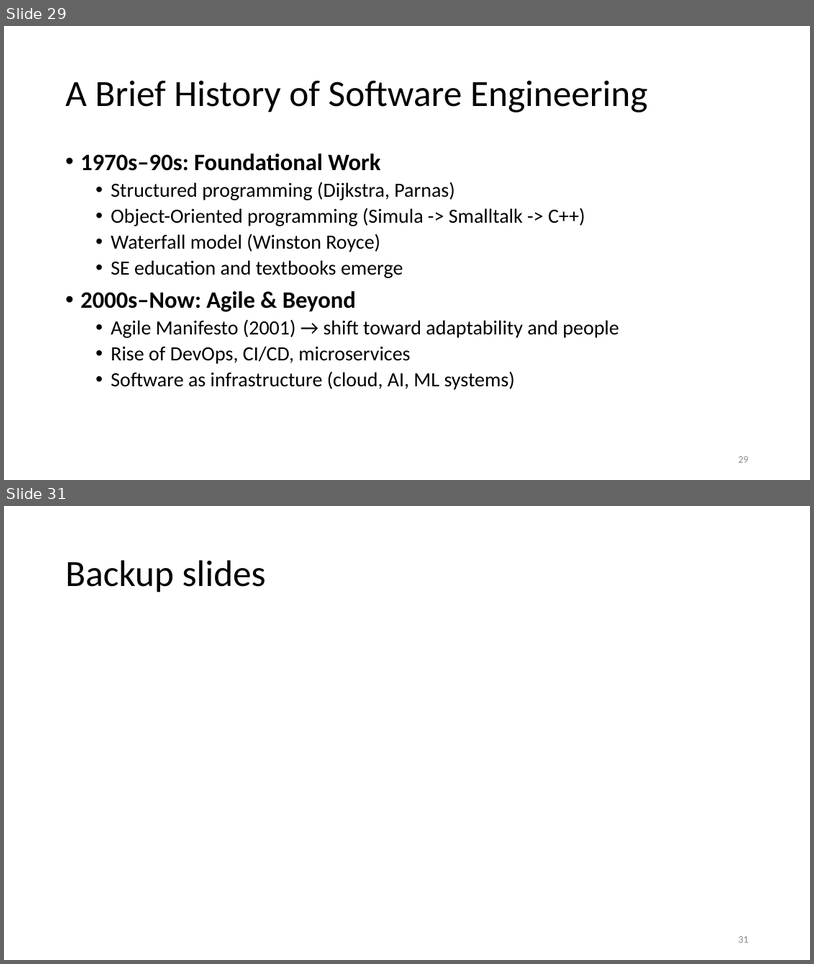
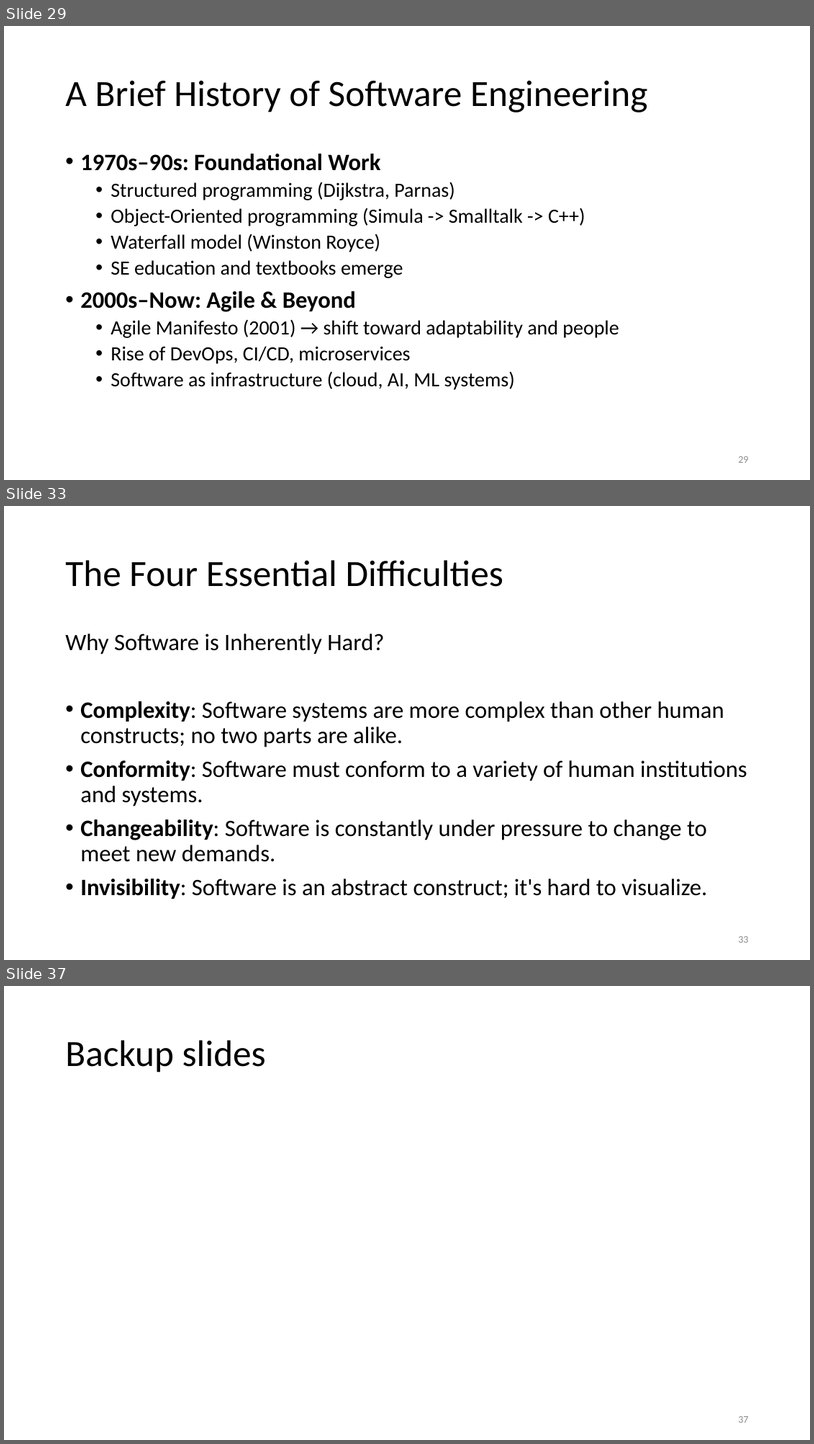
Before and after one commit to tongzhou80/cs6100, a slide deck: slides/Lecture1.pptx. Shown one above the other, each under a label of ours: slides 29 and 31 before the commit, slides 29, 33 and 37 after it; the slides between them are not shown. The pictures are 814x964 and 814x1444 pixels, drawn with LibreOffice and Linux fonts; fonts in the diff are those of the drawing; background and template pictures are left out. Boxes give left, top, right and bottom in pixels: in the first picture for what was removed or moved away, otherwise in the second. Text is boxed around its words. In the diff, an @@ line names an element or a change of style, - is before the commit and + after.

Commit message:
added parts of no silver bullet to lecture1

```diff
--- a/slides/Lecture1.pptx
+++ b/slides/Lecture1.pptx
@@ slide 33 added at (4,506,810,960), background #FFFFFF @@
@@ title added at (65,560,504,587), 44 pt, text #000000 @@
+The Four Essential Difficulties
@@ text added at (65,633,748,898), 28 pt, text #000000 @@
+Why Software is Inherently Hard?
+• Complexity: Software systems are more complex than other human constructs; no two parts are alike.
+• Conformity: Software must conform to a variety of human institutions and systems.
+• Changeability: Software is constantly under pressure to change to meet new demands.
+• Invisibility: Software is an abstract construct; it's hard to visualize.
@@ page number added at (738,936,748,942), 12 pt, text #8C8C8C @@
+33
@@ what was slide 31 is now slide 37 @@
@@ page number at (738,1416,748,1422): text changed @@
-31
+37
```
Also in this commit, not shown: 2 slides changed, 5 other slides added.
